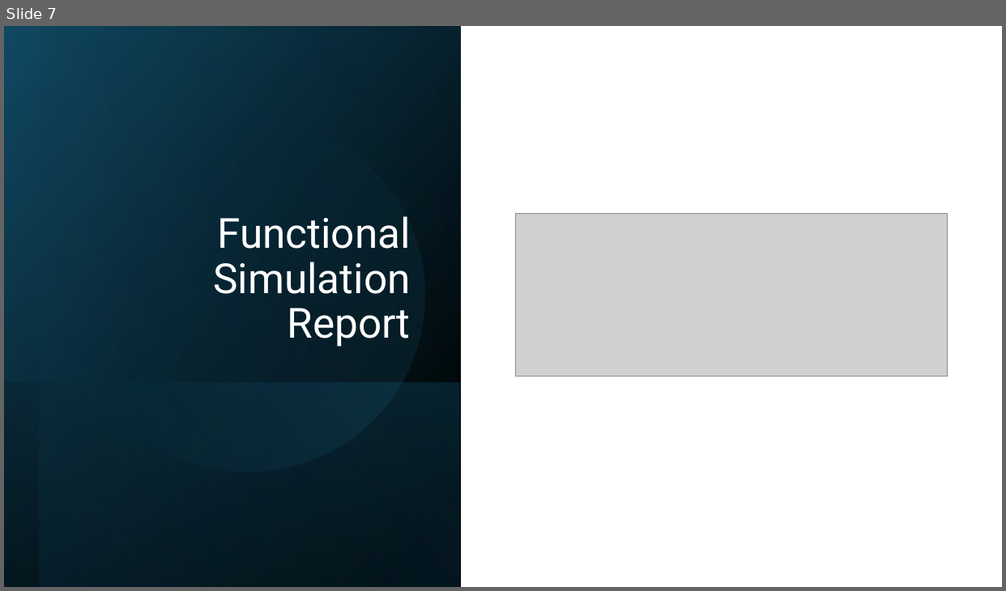
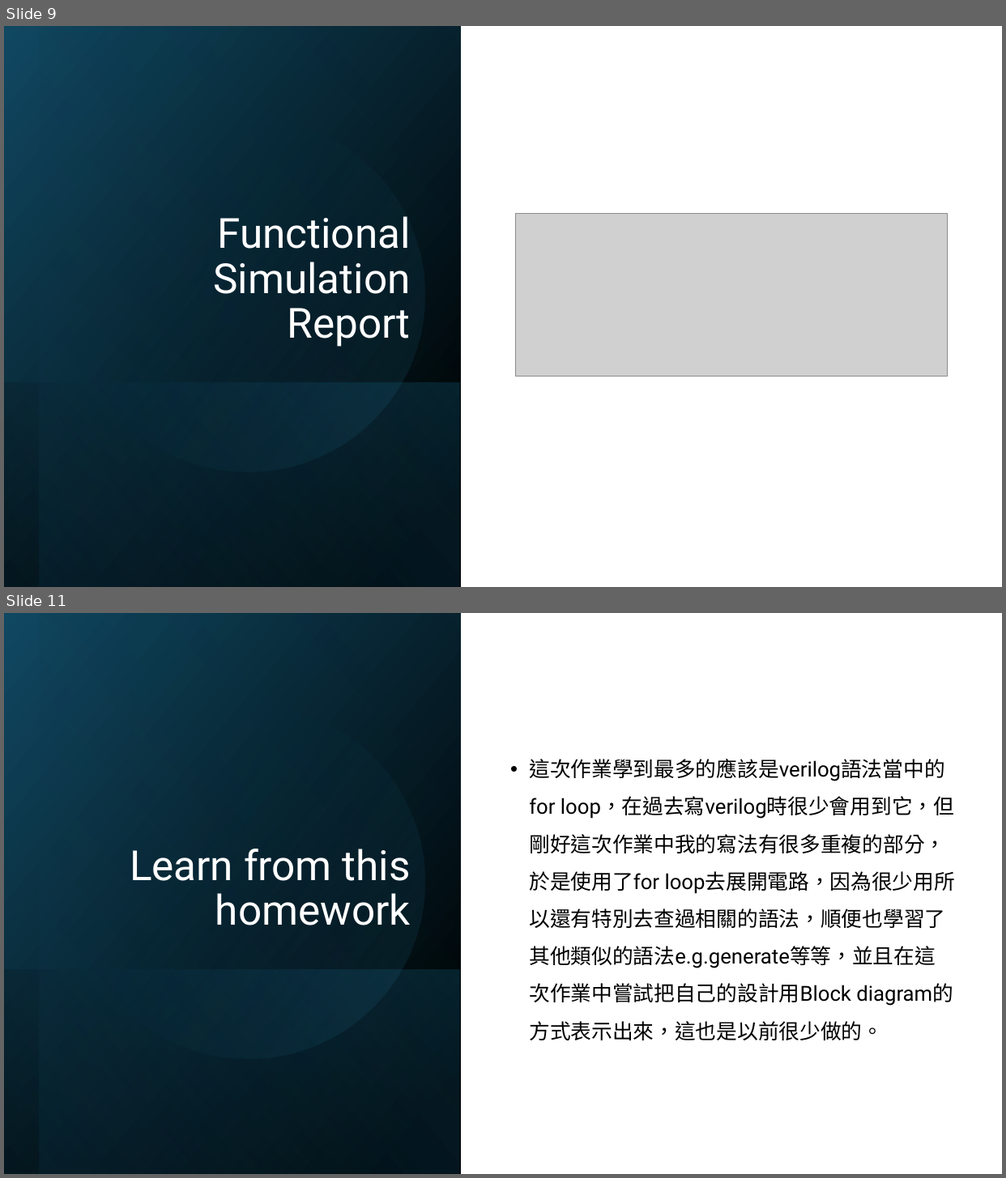
Before and after one commit to ukp66482/Deep-Learning-IC, a slide deck: hw1/Report.pptx. Shown one above the other, each under a label of ours: slide 7 before the commit, slides 9 and 11 after it; the slides between them are not shown. The pictures are 1006x591 and 1006x1178 pixels, drawn with LibreOffice and Linux fonts; fonts in the diff are those of the drawing; grey boxes stand for pictures. Boxes give left, top, right and bottom in pixels: in the first picture for what was removed or moved away, otherwise in the second. Text is boxed around its words. In the diff, an @@ line names an element or a change of style, - is before the commit and + after.

```diff
--- a/hw1/Report.pptx
+++ b/hw1/Report.pptx
@@ slide 11 added at (x1=4, y1=613, x2=1002, y2=1174), background #FFFFFF @@
@@ rectangle added at (x1=4, y1=613, x2=461, y2=1174), fill gradient #000000 to #104862 @@
@@ rectangle added at (x1=40, y1=613, x2=461, y2=1174), fill gradient #000000 to #156082 @@
@@ ellipse added at (x1=40, y1=673, x2=457, y2=1090), fill gradient #156082 to #46B1E1 @@
@@ text added at (x1=529, y1=759, x2=956, y2=1041), 20 pt, text #000000 @@
+• 這次作業學到最多的應該是verilog語法當中的for loop，在過去寫verilog時很少會用到它，但剛好這次作業中我的寫法有很多重複的部分，於是使用了for loop去展開電路，因為很少用所以還有特別去查過相關的語法，順便也學習了其他類似的語法e.g.generate等等，並且在這次作業中嘗試把自己的設計用Block diagram的方式表示出來，這也是以前很少做的。
@@ title added at (x1=130, y1=849, x2=411, y2=926), 40 pt, text #FFFFFF @@
+Learn from this homework
@@ rectangle added at (x1=4, y1=969, x2=460, y2=1174), fill gradient #156082 to #000000 @@
@@ what was slide 7 is now slide 9 @@
```
Also in this commit, not shown: 1 slide changed, 4 other slides added, 1 slide removed, 4 other files.
